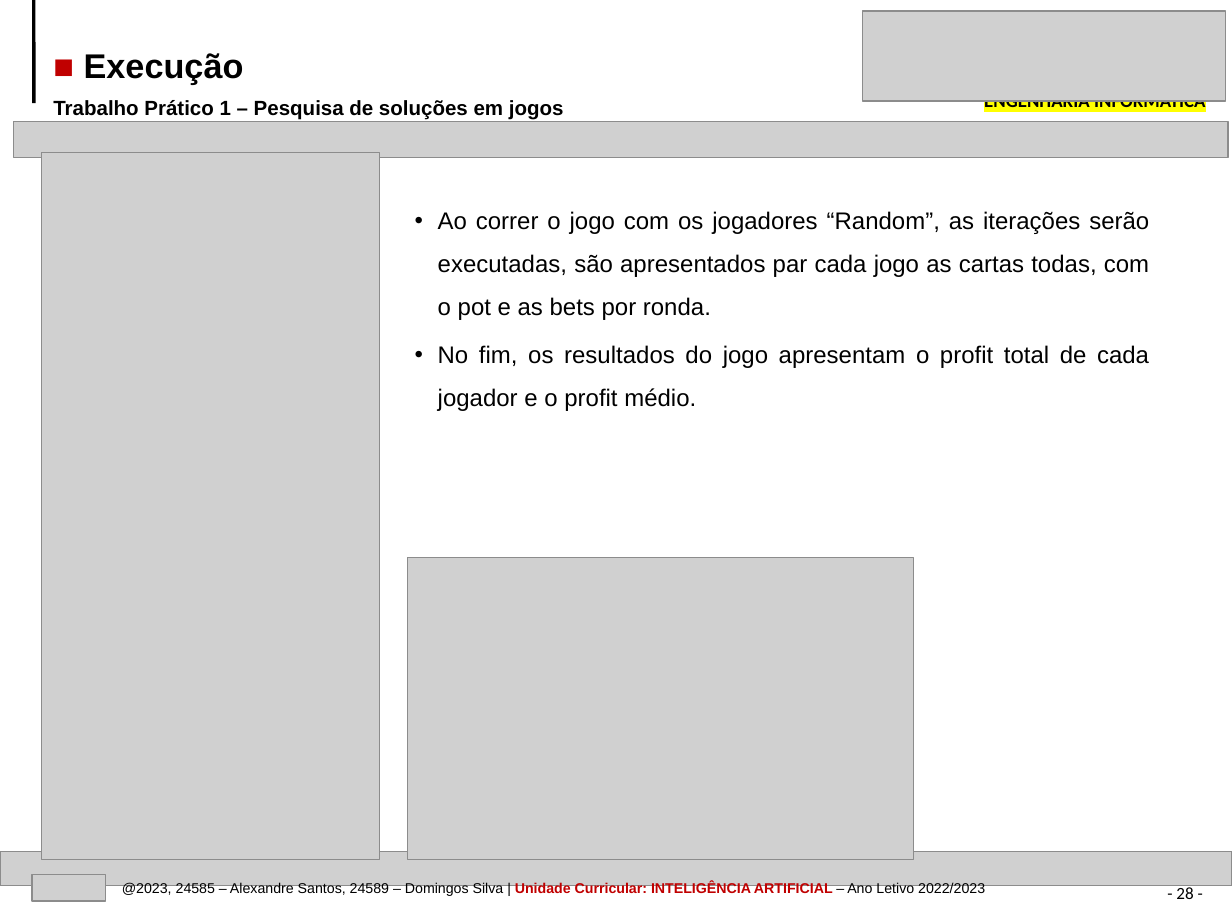
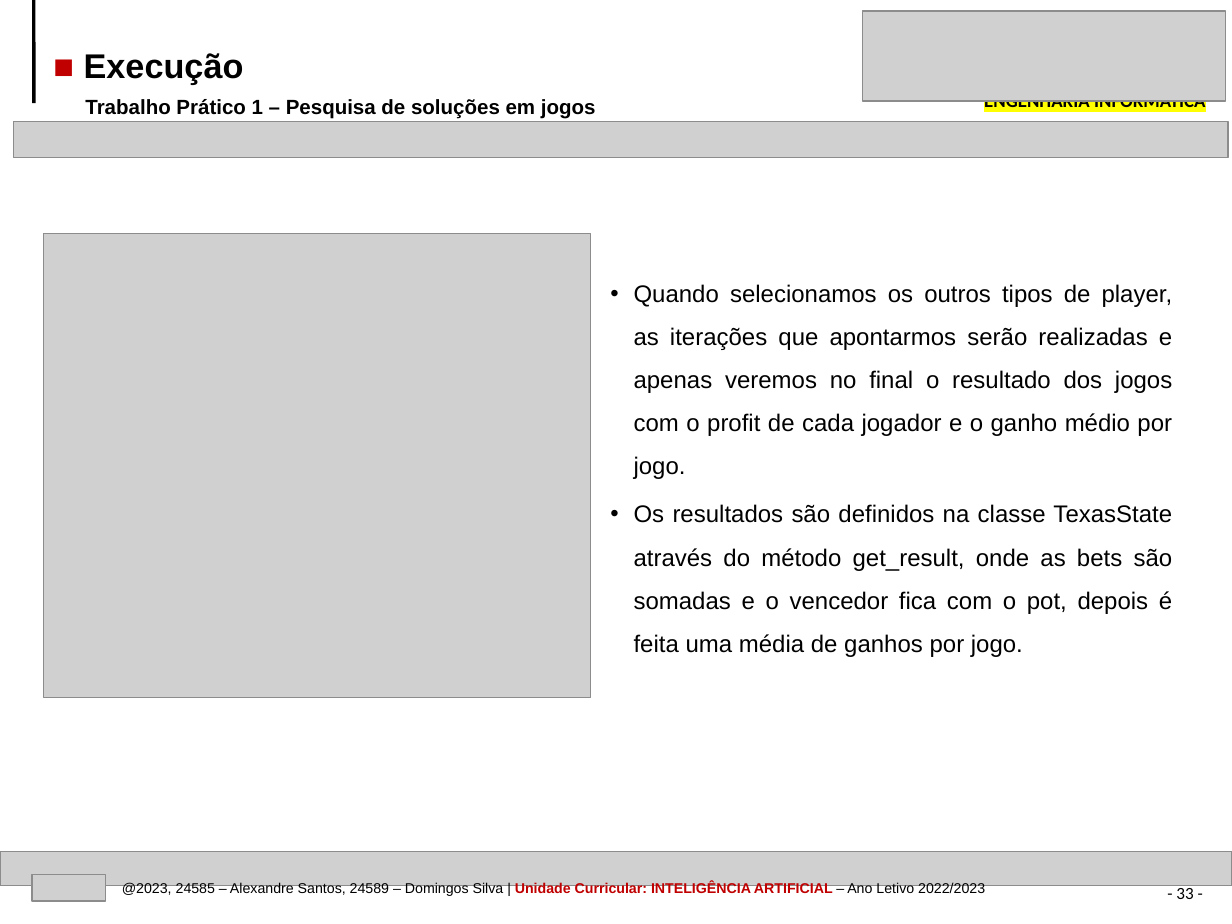
Before and after one commit to AlexandrePSantos/IPVC_EI_IA_TP1_TexasHoldEm, a slide deck: slide 33 of IPVC-EI-IA-TrabPratico1-Pesquisa_solucoes_jogos-24585-24589.pptx (slide 28 before the commit). Drawn at 1232x924 pixels with LibreOffice and Linux fonts; fonts in the diff are those of the drawing; grey boxes stand for pictures. Boxes give left, top, right and bottom in pixels: in the first picture for what was removed or moved away, otherwise in the second. Text is boxed around its words. In the diff, an @@ line names an element or a change of style, - is before the commit and + after.

```diff
--- a/IPVC-EI-IA-TrabPratico1-Pesquisa_solucoes_jogos-24585-24589.pptx
+++ b/IPVC-EI-IA-TrabPratico1-Pesquisa_solucoes_jogos-24585-24589.pptx
@@ text "Trabalho Prático 1 – Pesquisa ..." moved from (x1=53, y1=100, x2=564, y2=120) to (x1=85, y1=99, x2=596, y2=119) @@
@@ picture removed at (x1=42, y1=153, x2=381, y2=860) @@
@@ picture added at (x1=44, y1=234, x2=591, y2=699) @@
@@ text at (x1=634, y1=284, x2=1173, y2=657): text changed @@
-• Ao correr o jogo com os jogadores “Random”, as iterações serão executadas, são apresentados par cada jogo as cartas todas, com o pot e as bets por ronda.
-• No fim, os resultados do jogo apresentam o profit total de cada jogador e o profit médio.
+• Quando selecionamos os outros tipos de player, as iterações que apontarmos serão realizadas e apenas veremos no final o resultado dos jogos com o profit de cada jogador e o ganho médio por jogo.
+• Os resultados são definidos na classe TexasState através do método get_result, onde as bets são somadas e o vencedor fica com o pot, depois é feita uma média de ganhos por jogo.
@@ picture removed at (x1=408, y1=558, x2=914, y2=860) @@
@@ page number at (x1=1176, y1=885, x2=1193, y2=899): text changed @@
-- 28 -
+- 33 -
```
Also in this commit, not shown: 28 other slides changed, 6 slides added, 39 other files.
